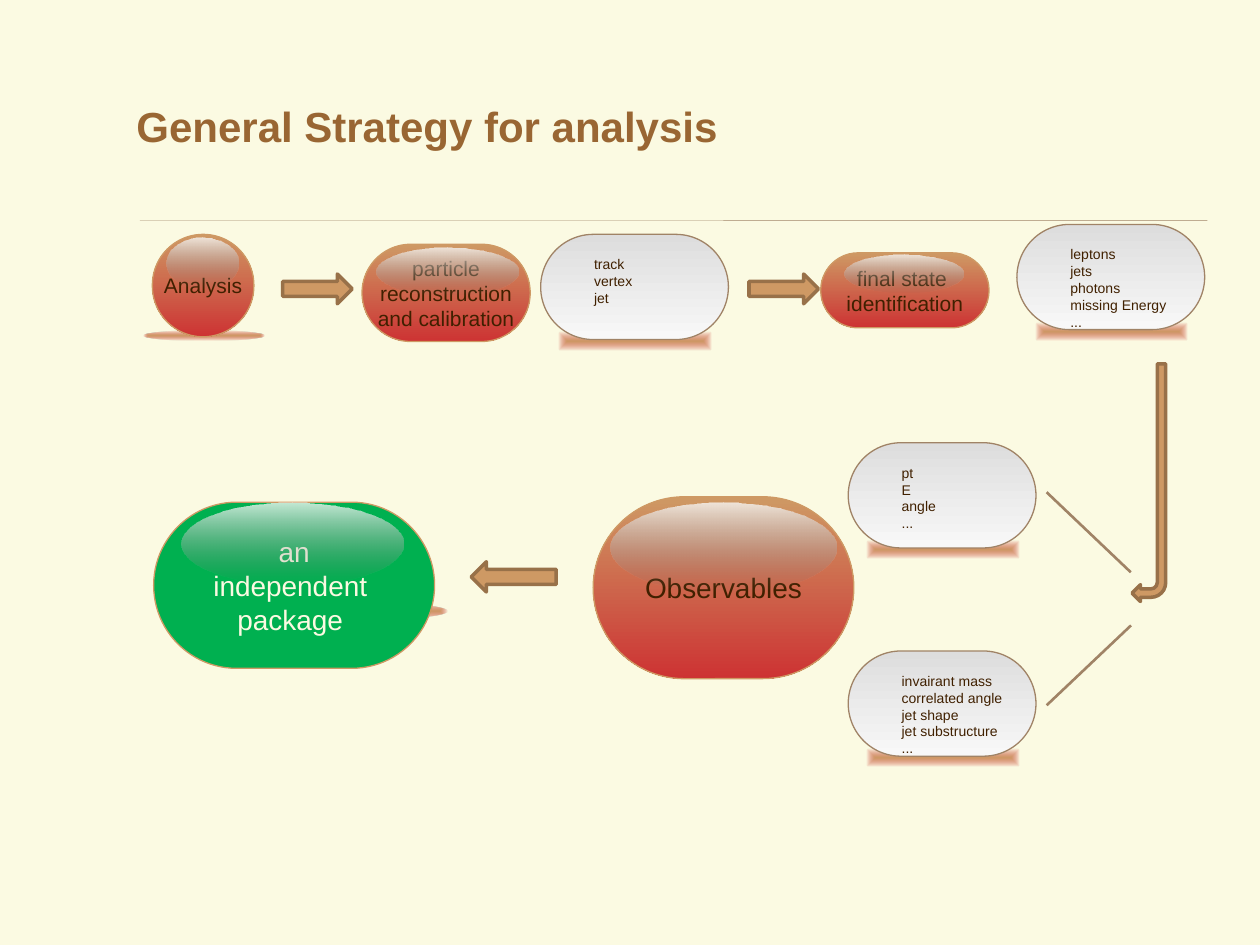
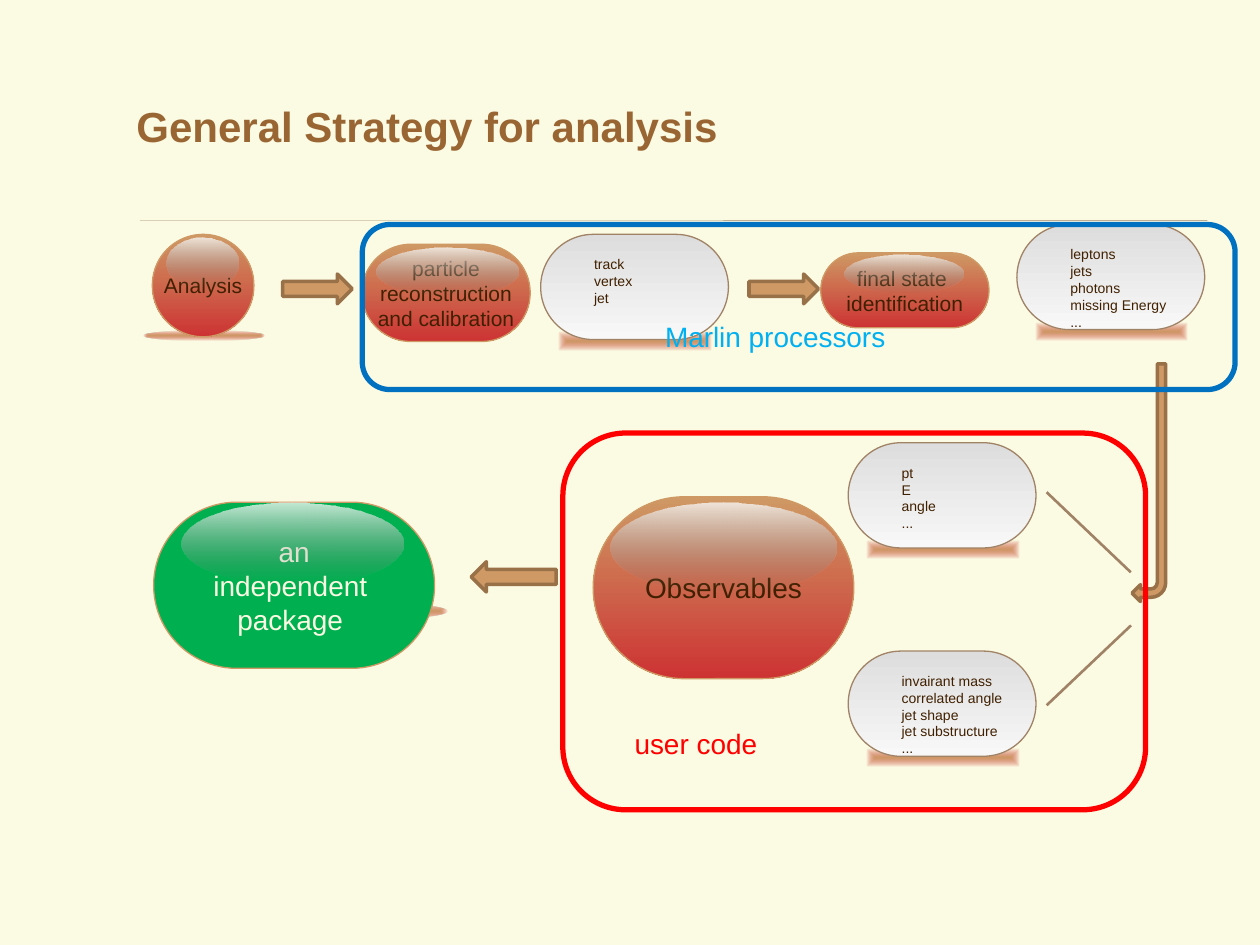
Before and after one commit to YancyW/BASDA, a slide deck: slide 6 of doc/BASDA_Introduction.pptx. Drawn at 1260x945 pixels with LibreOffice and Linux fonts; fonts in the diff are those of the drawing; background and template pictures are left out. Boxes give left, top, right and bottom in pixels: in the first picture for what was removed or moved away, otherwise in the second. Text is boxed around its words. In the diff, an @@ line names an element or a change of style, - is before the commit and + after.

```diff
--- a/doc/BASDA_Introduction.pptx
+++ b/doc/BASDA_Introduction.pptx
@@ rounded rectangle added at <box>363,224,1236,389</box>, outline #0070C0 3 pt @@
@@ text added at <box>665,326,886,353</box>, 16 pt, text #00B0F0 @@
+Marlin processors
@@ rounded rectangle added at <box>563,433,1145,810</box>, outline #FF0000 3 pt @@
@@ text added at <box>635,733,758,755</box>, 16 pt, text #FF0000 @@
+user code
```
Also in this commit, not shown: 13 other slides changed, 6 slides added, 24 slides removed, 28 other files.
